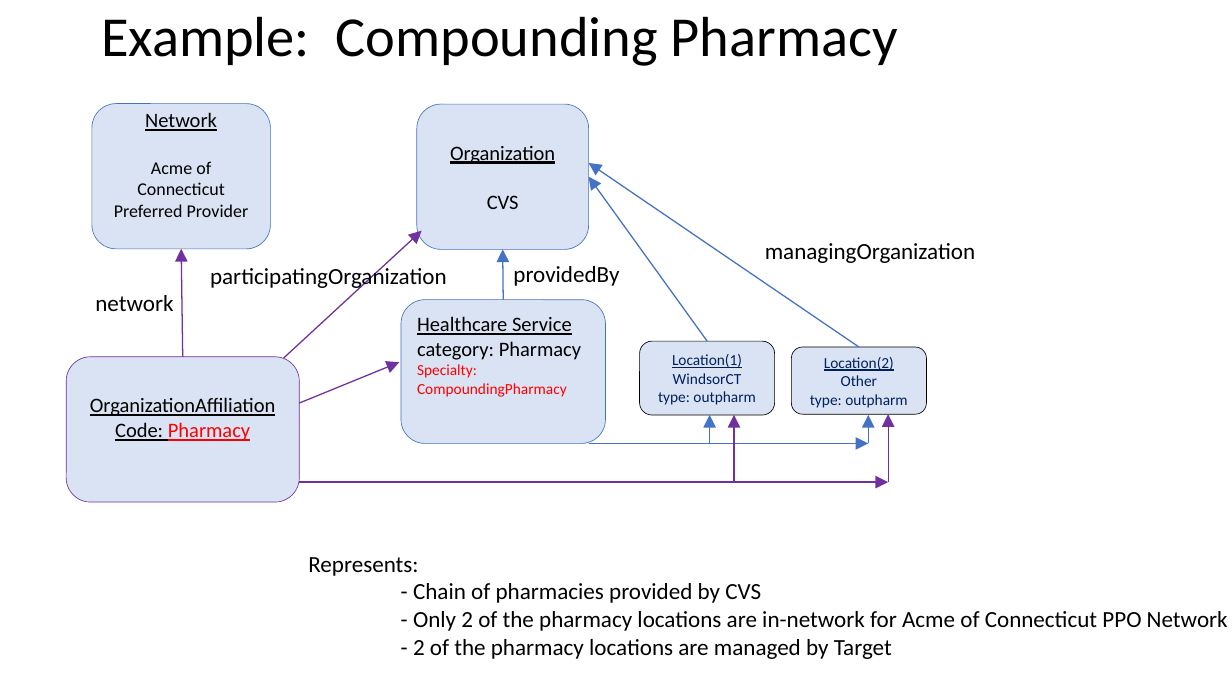
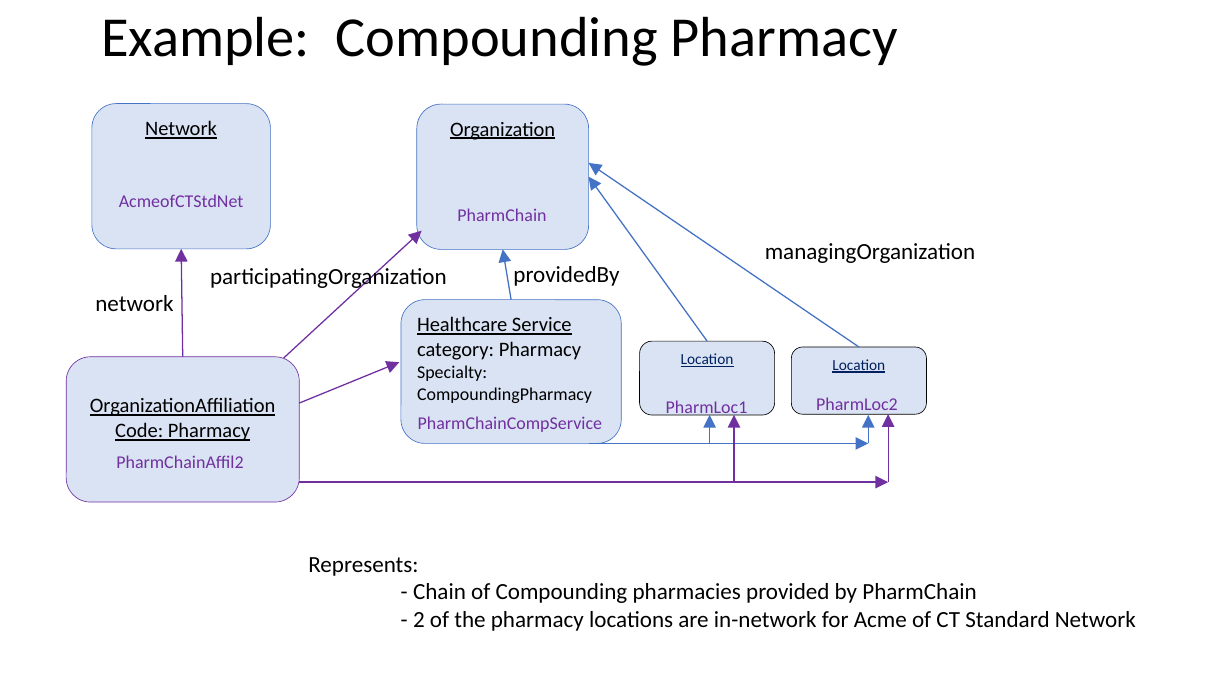
Before and after one commit to HL7/davinci-pdex-plan-net, a slide deck: slide 8 of fsh/ig-data/input/images/patterns.pptx (slide 7 before the commit). Drawn at 1232x693 pixels with LibreOffice and Linux fonts; fonts in the diff are those of the drawing. Boxes give left, top, right and bottom in pixels: in the first picture for what was removed or moved away, otherwise in the second. Text is boxed around its words. In the diff, an @@ line names an element or a change of style, - is before the commit and + after.

Commit message:
changed the names of the instances and aligned the pattern.pptx with the examples

```diff
--- a/fsh/ig-data/input/images/patterns.pptx
+++ b/fsh/ig-data/input/images/patterns.pptx
@@ vertical alignment middle to top in 4 elements at [417, 104, 589, 250], [640, 341, 775, 415], [792, 348, 927, 415], [91, 104, 270, 249] @@
@@ text in rounded rectangle at [450, 122, 555, 140]: text changed @@
-Organization
-CVS
+Organization
@@ text in rounded rectangle at [114, 161, 249, 217]: paragraph removed @@
-Acme of Connecticut Preferred Provider
@@ text added at [119, 194, 244, 207], 14 pt, text #7030A0 @@
+AcmeofCTStdNet
@@ text added at [457, 208, 546, 221], 14 pt, text #7030A0 @@
+PharmChain
@@ arrow moved from (504, 299) - (503, 250) to (511, 299) - (503, 250) @@
@@ rounded rectangle "Healthcare Service category: Pharmacy": place and size @@
-rounded rectangle "Healthcare Service category: Pharmacy" at [401, 299, 605, 444]
+rounded rectangle "Healthcare Service category: Pharmacy" at [401, 299, 621, 444]
@@ text in rounded rectangle at [681, 353, 734, 367]: text changed @@
-Location(1)
-WindsorCT
-type: outpharm
+Location
@@ text in rounded rectangle at [832, 359, 885, 373]: text changed @@
-Location(2)
-Other
-type: outpharm
+Location
@@ text in rounded rectangle at [417, 365, 592, 403]: size 12 to 14 pt, text colour #FF0000 to #000000 in "Specialty: CompoundingPharmacy" @@
@@ text added at [418, 416, 603, 432], 14 pt, text #7030A0 @@
+PharmChainCompService
@@ text added at [666, 400, 748, 419], 14 pt, text #7030A0 @@
+PharmLoc1
@@ text added at [816, 397, 898, 416], 14 pt, text #7030A0 @@
+PharmLoc2
@@ text in rounded rectangle at [115, 422, 250, 441]: text colour #FF0000 to #000000 in "Pharmacy" @@
@@ text added at [116, 455, 243, 468], 14 pt, text #7030A0 @@
+PharmChainAffil2
@@ text at [413, 583, 1136, 631]: text changed @@
-- Chain of pharmacies provided by CVS
-- Only 2 of the pharmacy locations are in-network for Acme of Connecticut PPO Network
-- 2 of the pharmacy locations are managed by Target
+- Chain of Compounding pharmacies provided by PharmChain
+- 2 of the pharmacy locations are in-network for Acme of CT Standard Network
```
Also in this commit, not shown: 13 other slides changed, 1 slide added, 7 other files.
